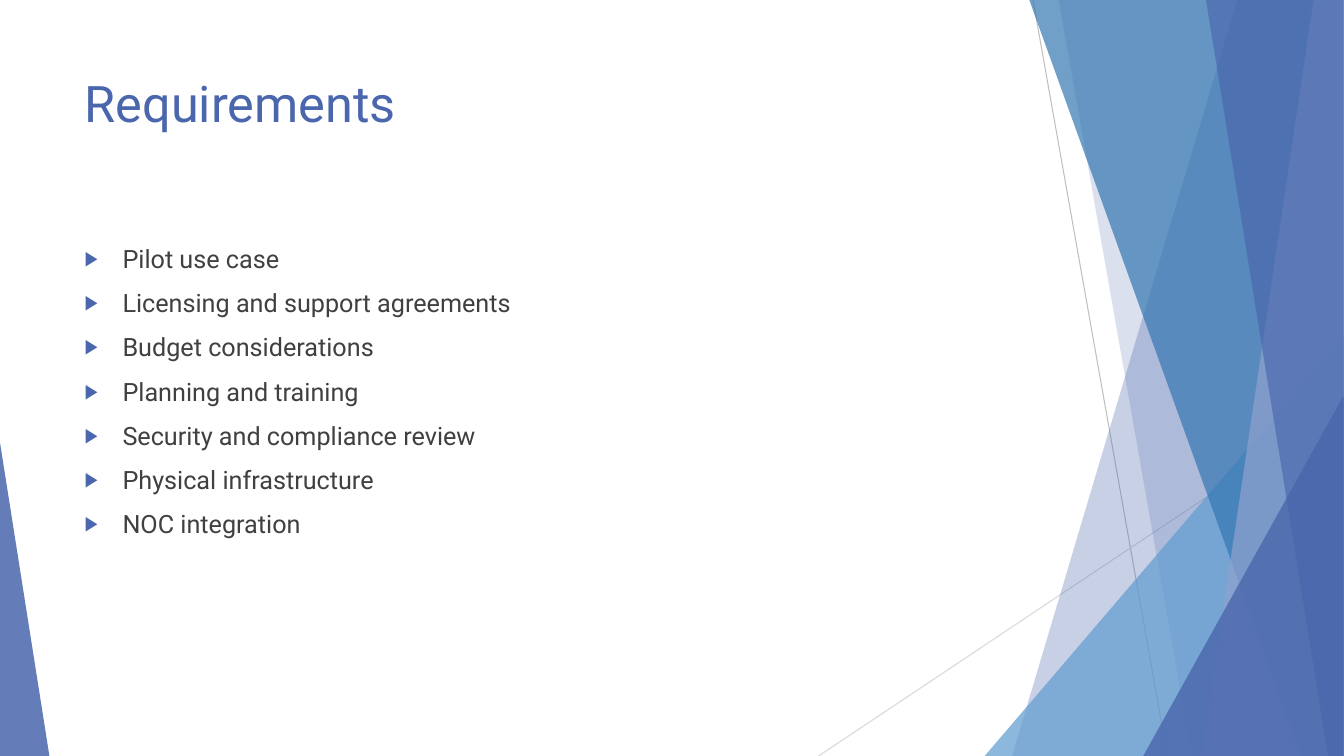
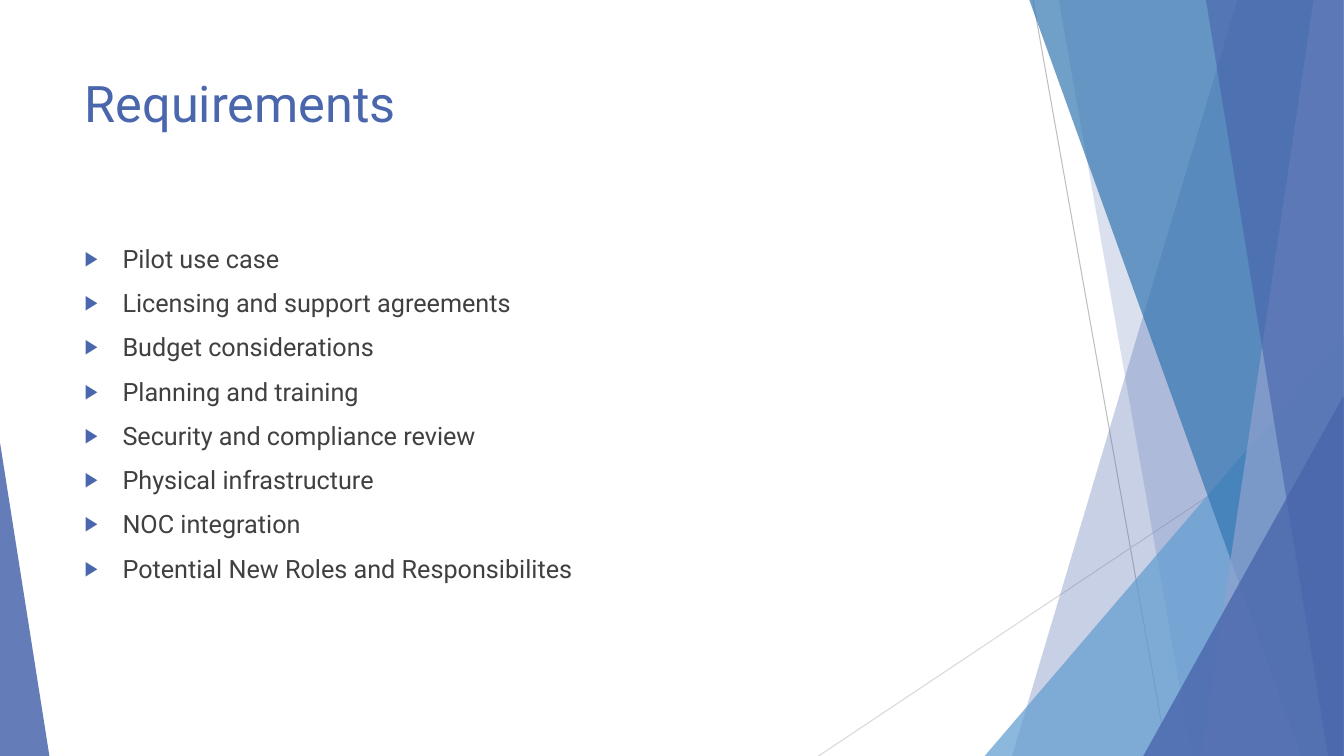
Before and after one commit to EnterpriseProductsLP/docker-straw-man, a slide deck: slide 14 of presentation.pptx (slide 17 before the commit). Drawn at 1344x756 pixels with LibreOffice and Linux fonts; fonts in the diff are those of the drawing. Boxes give left, top, right and bottom in pixels: in the first picture for what was removed or moved away, otherwise in the second. Text is boxed around its words. In the diff, an @@ line names an element or a change of style, - is before the commit and + after.

```diff
--- a/presentation.pptx
+++ b/presentation.pptx
@@ text at [123,559,573,583]: paragraph added @@
+▶ Potential New Roles and Responsibilites
```
Also in this commit, not shown: 7 other slides changed, 3 slides removed.
